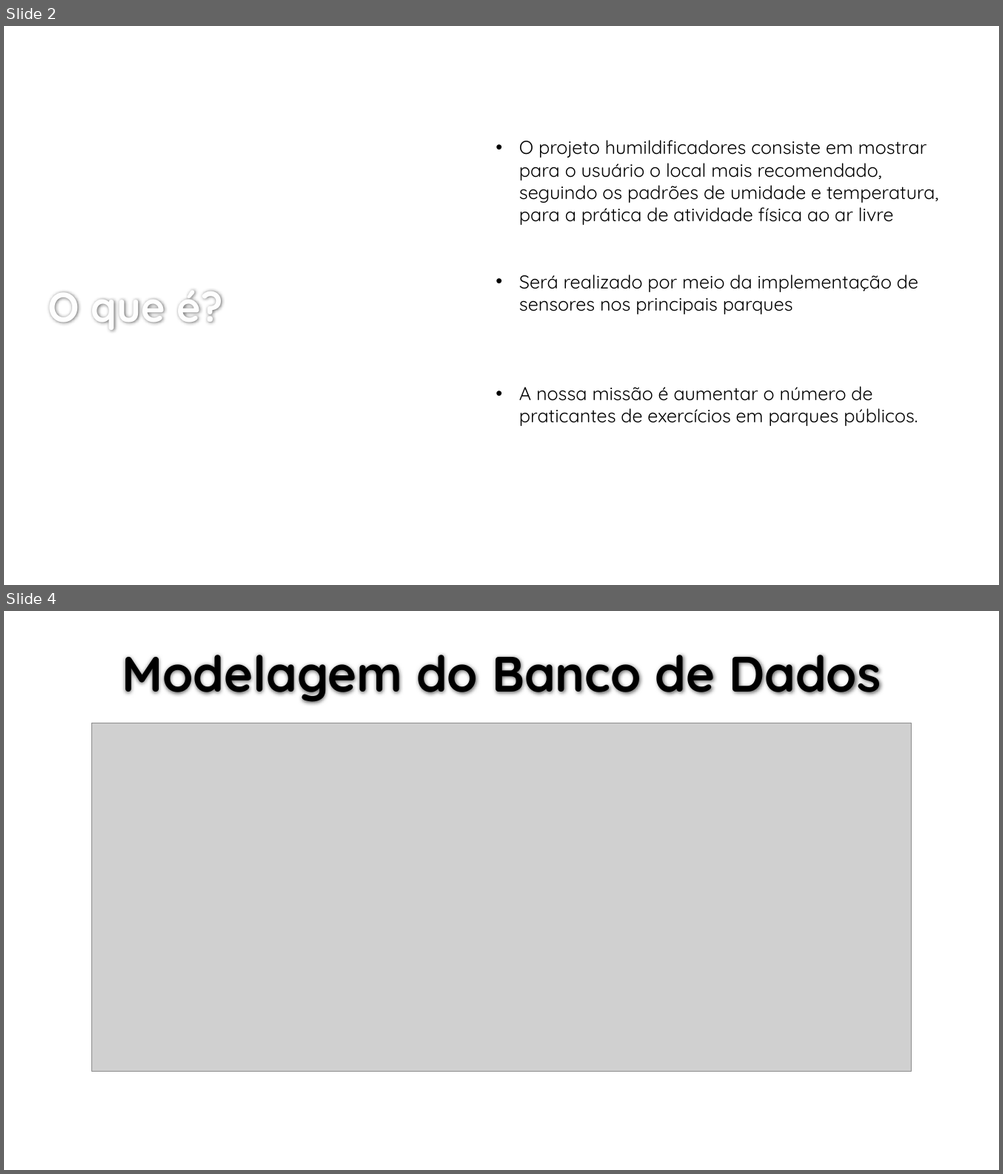
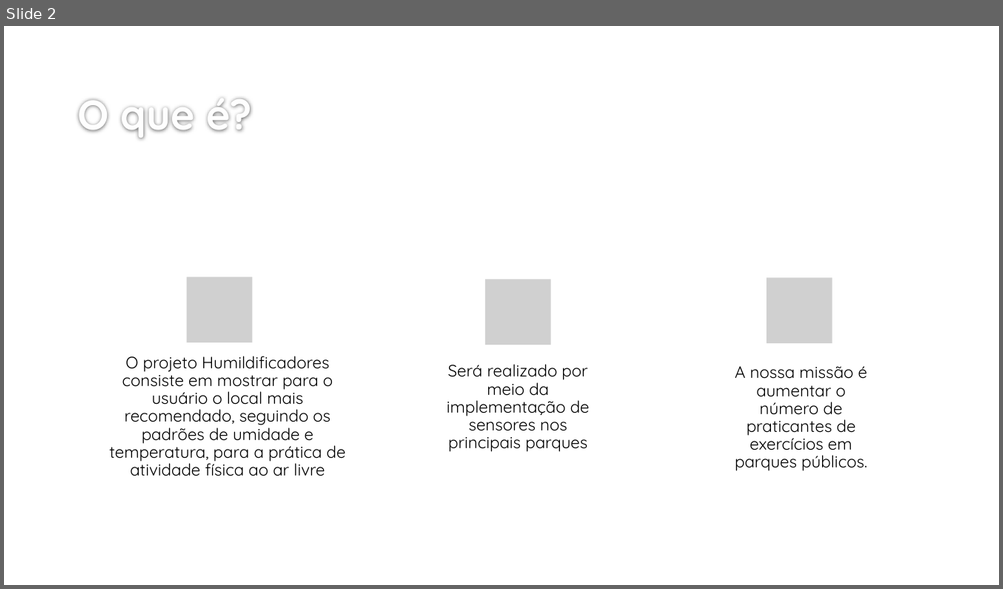
Before and after one commit to BandTec/grupo-05-cco, a slide deck: Apresentação/SPRINT-HUMILDIFICADORES.pptx. Shown one above the other, each under a label of ours: slides 2 and 4 before the commit, slide 2 after it; the slides between them are not shown. The pictures are 1003x1174 and 1003x589 pixels, drawn with LibreOffice and Linux fonts; fonts in the diff are those of the drawing; grey boxes stand for pictures; background and template pictures are left out. Boxes give left, top, right and bottom in pixels: in the first picture for what was removed or moved away, otherwise in the second. Text is boxed around its words. In the diff, an @@ line names an element or a change of style, - is before the commit and + after.

```diff
--- a/Apresentação/SPRINT-HUMILDIFICADORES.pptx
+++ b/Apresentação/SPRINT-HUMILDIFICADORES.pptx
@@ slide 4 removed at box(4, 611, 999, 1170), background #FFFFFF @@
@@ title removed at box(122, 655, 880, 704) @@
-Modelagem do Banco de Dados
@@ picture removed at box(91, 723, 910, 1072) @@
@@ slide 2 changed as well @@
@@ title "O que é?": place and size @@
-title "O que é?" at box(48, 290, 223, 332)
+title "O que é?" at box(77, 98, 252, 139)
@@ title "O que é?" at box(77, 98, 252, 139): vertical alignment middle to bottom @@
@@ text at box(109, 356, 346, 477): text changed; size 18 to 16 pt @@
-• O projeto humildificadores consiste em mostrar para o usuário o local mais recomendado, seguindo os padrões de umidade e temperatura, para a prática de atividade física ao ar livre
-• Será realizado por meio da implementação de sensores nos principais parques
-• A nossa missão é aumentar o número de praticantes de exercícios em parques públicos.
+O projeto Humildificadores consiste em mostrar para o usuário o local mais recomendado, seguindo os padrões de umidade e temperatura, para a prática de atividade física ao ar livre
@@ group added at box(187, 278, 867, 471): 3 pictures, 2 texts @@
+Será realizado por meio da implementação de sensores nos principais parques
+A nossa missão é aumentar o número de praticantes de exercícios em parques públicos.
```
Also in this commit, not shown: 2 other slides changed, 7 slides added, 2 other slides removed.
